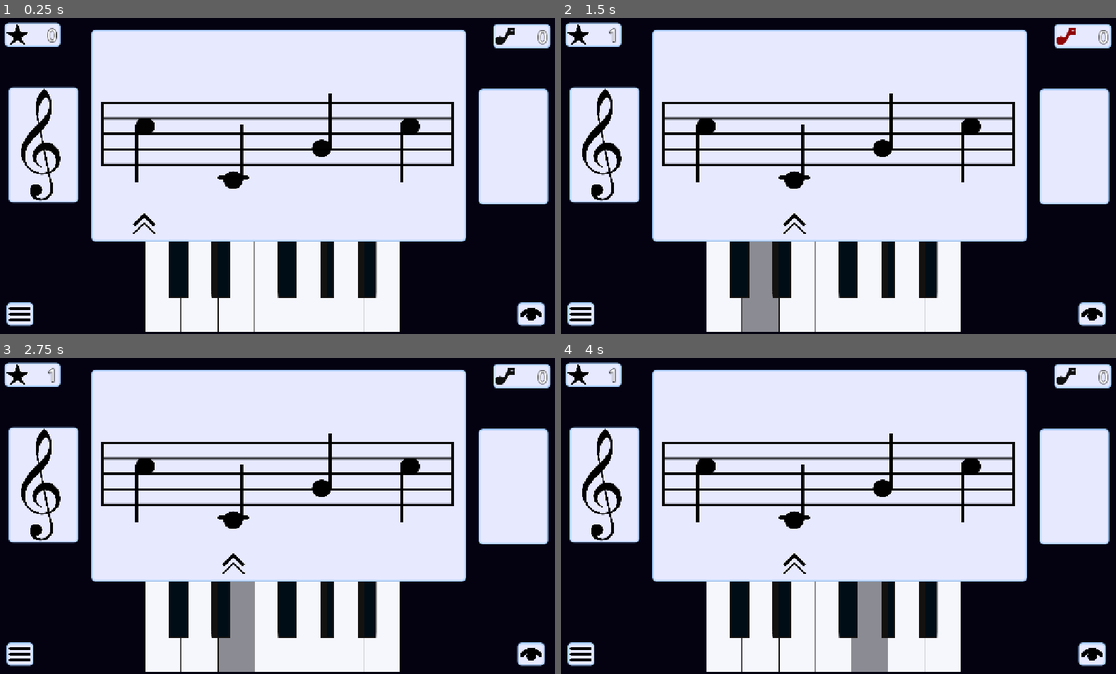
Above: before the commit, frames 1-4 (two rows, left to right).
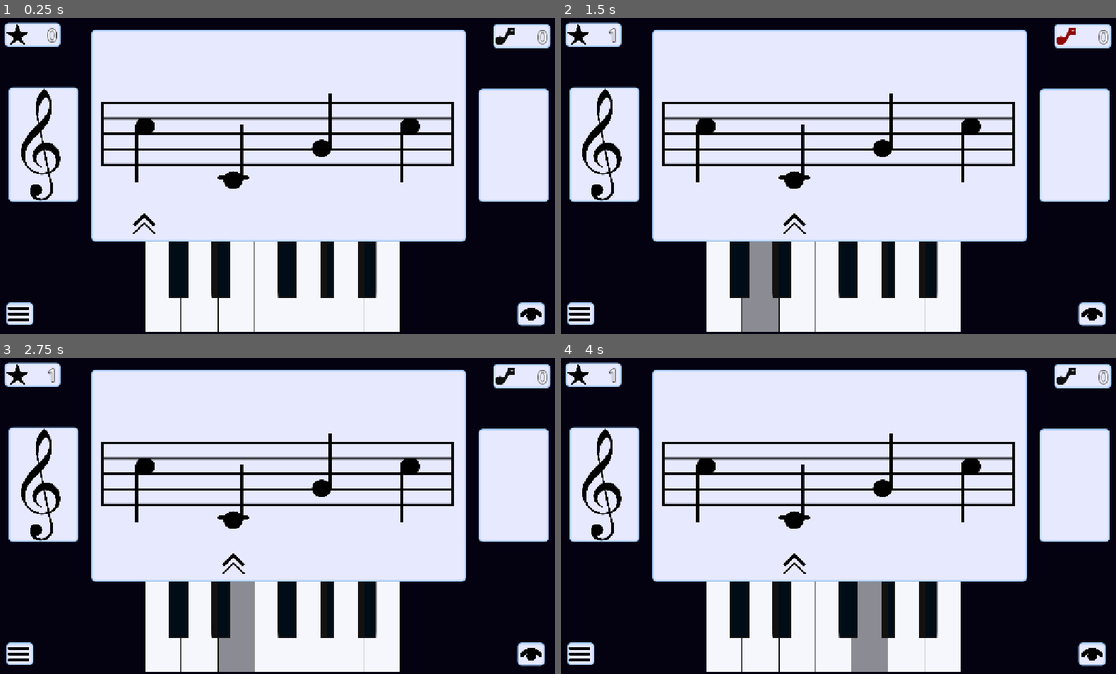
Above: after the commit, the same moments.

Repository: Mmk-Naomi/LANDMARK-Sheet-Music-Trainer
Game: Godot game, scene res://Scenes/Game.tscn
Two runs of this game, one before a commit and one after it. Both use one fixed random seed, a clock stepped at 60 frames per second and the inputs below.
Inputs (mouse positions are in pixels of both pictures, inside the frame that each line leads up to):
- Up to frame 1 (0.25 s): no input
- Up to frame 2 (1.5 s): click (721, 286) at 0.5 s; click (760, 286) at 1.25 s
- Up to frame 3 (2.75 s): click (238, 626) at 2 s
- Up to frame 4 (4 s): click (832, 626) at 2.75 s; click (871, 626) at 3.5 s

The runs differ from the first frame. In frame 1, 0.5% of the frame differs, in the area x 1-99%, y 22-98%; in frame 2, 0.5%; in frame 3, 0.5%; in frame 4, 0.5%.

Commit message:
Stretch mode fixed
Now you can scale to whatever weird resolution you want!

Diff:
--- a/Scenes/Game.tscn
+++ b/Scenes/Game.tscn
@@ -47,8 +47,6 @@
 anchors_preset = -1
 anchor_right = 1.0
 anchor_bottom = 1.0
-offset_left = -500.0
-offset_top = -500.0
 grow_horizontal = 2
 grow_vertical = 2
 pivot_offset = Vector2(640, 360)
@@ -115,10 +113,11 @@
 [node name="MenuPanel" type="Panel" parent="Control" unique_id=1655237915]
 layout_mode = 1
 anchors_preset = -1
-anchor_left = 0.02
 anchor_top = 0.902
 anchor_right = 0.068
-anchor_bottom = 0.97400004
+anchor_bottom = 1.0
+offset_left = 25.0
+offset_bottom = -20.0
 grow_vertical = 0
 
 [node name="MenuButton" type="TextureButton" parent="Control/MenuPanel" unique_id=644704562]
@@ -131,7 +130,8 @@
 offset_top = 0.005240321
 offset_right = 138.56
 offset_bottom = 150.0
-grow_vertical = 0
+grow_horizontal = 2
+grow_vertical = 2
 scale = Vector2(0.25, 0.25)
 texture_normal = ExtResource("7_bf53h")
 
@@ -145,6 +145,7 @@
 offset_left = -0.00012207031
 offset_top = 0.27996826
 offset_bottom = -0.44000244
+grow_horizontal = 2
 grow_vertical = 0
 
 [node name="ShowActiveNote" type="TextureButton" parent="Control/NoteButtonPanel" unique_id=822373078]
@@ -157,7 +158,7 @@
 offset_top = 0.6787023
 offset_right = 144.95999
 offset_bottom = 150.67346
-grow_vertical = 0
+grow_vertical = 2
 scale = Vector2(0.25, 0.25)
 texture_normal = ExtResource("7_71axn")
 
@@ -174,8 +175,8 @@
 anchor_left = 0.024
 anchor_top = 0.22200002
 anchor_right = 0.147
-anchor_bottom = 0.586
-offset_bottom = 3.0517578e-05
+anchor_bottom = 1.0
+offset_bottom = -300.0
 grow_horizontal = 2
 grow_vertical = 2
 pivot_offset_ratio = Vector2(0.5, 0.5)
@@ -188,22 +189,29 @@
 centered = false
 
 [node name="ActiveNotePanel" type="Panel" parent="Control" unique_id=1109867583]
+custom_minimum_size = Vector2(40, 100)
 layout_mode = 1
 anchors_preset = -1
 anchor_left = 0.85600007
 anchor_top = 0.22800002
-anchor_right = 0.97900003
-anchor_bottom = 0.586
+anchor_right = 1.0
+anchor_bottom = 1.0
 offset_left = 0.3199463
 offset_top = -0.16000366
-offset_right = 0.3199463
-offset_bottom = 4.1600037
+offset_right = -25.0
+offset_bottom = -300.0
+grow_horizontal = 2
 grow_vertical = 2
 
 [node name="Label" type="Label" parent="Control/ActiveNotePanel" unique_id=705701161]
-layout_mode = 0
-offset_right = 158.0
-offset_bottom = 257.0
+layout_mode = 1
+anchors_preset = 15
+anchor_right = 1.0
+anchor_bottom = 1.0
+offset_right = -1.0
+offset_bottom = 1.0
+grow_horizontal = 2
+grow_vertical = 2
 theme_override_colors/font_color = Color(0, 0, 0, 1)
 theme_override_font_sizes/font_size = 120
 text = "A"
--- a/project.godot
+++ b/project.godot
@@ -31,7 +31,7 @@
 window/size/viewport_width=1280
 window/size/viewport_height=720
 window/stretch/mode="canvas_items"
-window/stretch/aspect="expand"
+window/stretch/aspect="ignore"
 
 [editor]
 
